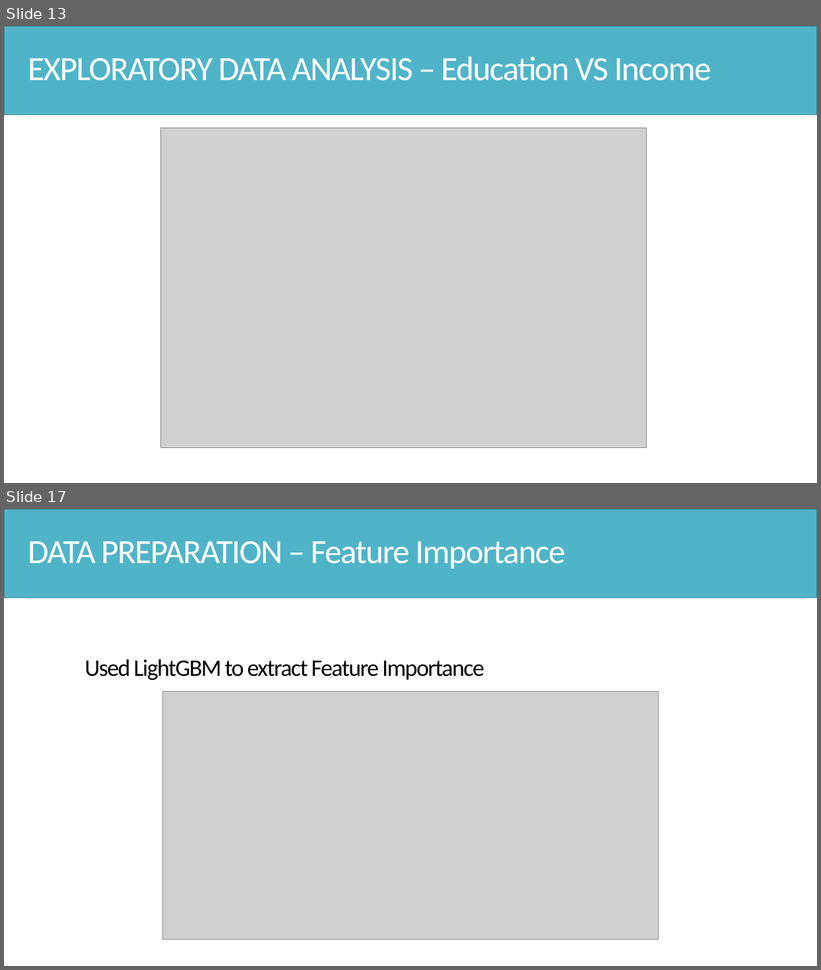
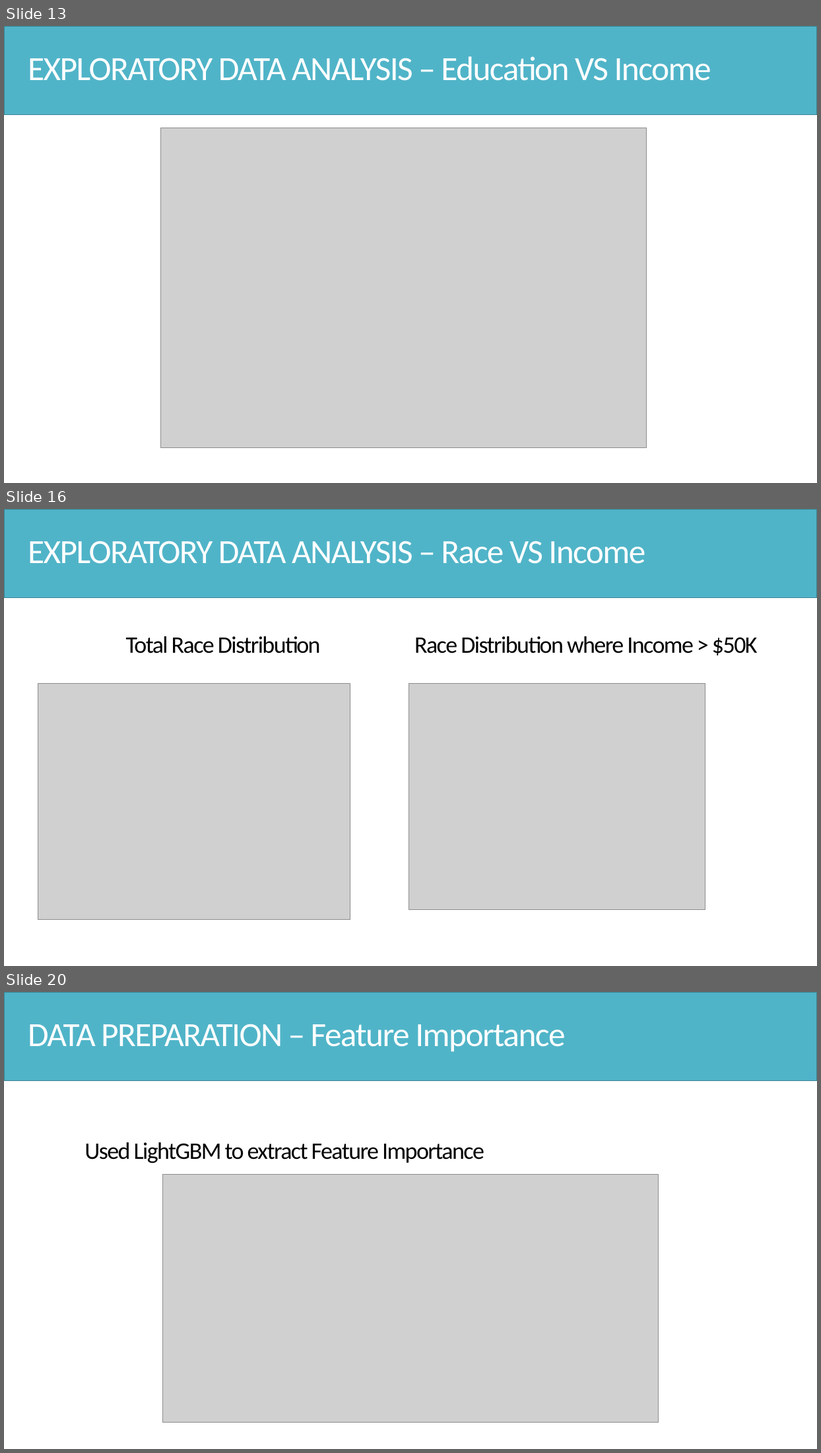
Before and after one commit to Hsgngr/dataiku_income_classification, a slide deck: Task_Presentation.pptx. Shown one above the other, each under a label of ours: slides 13 and 17 before the commit, slides 13, 16 and 20 after it; the slides between them are not shown. The pictures are 821x970 and 821x1453 pixels, drawn with LibreOffice and Linux fonts; fonts in the diff are those of the drawing; grey boxes stand for pictures. Boxes give left, top, right and bottom in pixels: in the first picture for what was removed or moved away, otherwise in the second. Text is boxed around its words. In the diff, an @@ line names an element or a change of style, - is before the commit and + after.

```diff
--- a/Task_Presentation.pptx
+++ b/Task_Presentation.pptx
@@ slide 16 added at <box>4,509,817,966</box>, background #FFFFFF @@
@@ rectangle added at <box>4,509,817,598</box>, fill #50B4C8, outline #3B8594 1 pt @@
@@ text added at <box>28,541,646,564</box>, 40 pt, text #FFFFFF @@
+EXPLORATORY DATA ANALYSIS – Race VS Income
@@ text added at <box>126,636,321,654</box>, 28 pt, text #000000 @@
+Total Race Distribution
@@ text added at <box>415,636,758,656</box>, 28 pt, text #000000 @@
+Race Distribution where Income > $50K
@@ picture added at <box>38,684,350,920</box> @@
@@ picture added at <box>409,684,705,910</box> @@
@@ what was slide 17 is now slide 20 @@
```
Also in this commit, not shown: 4 slides changed, 8 other slides added, 1 slide removed, 1 other file.
